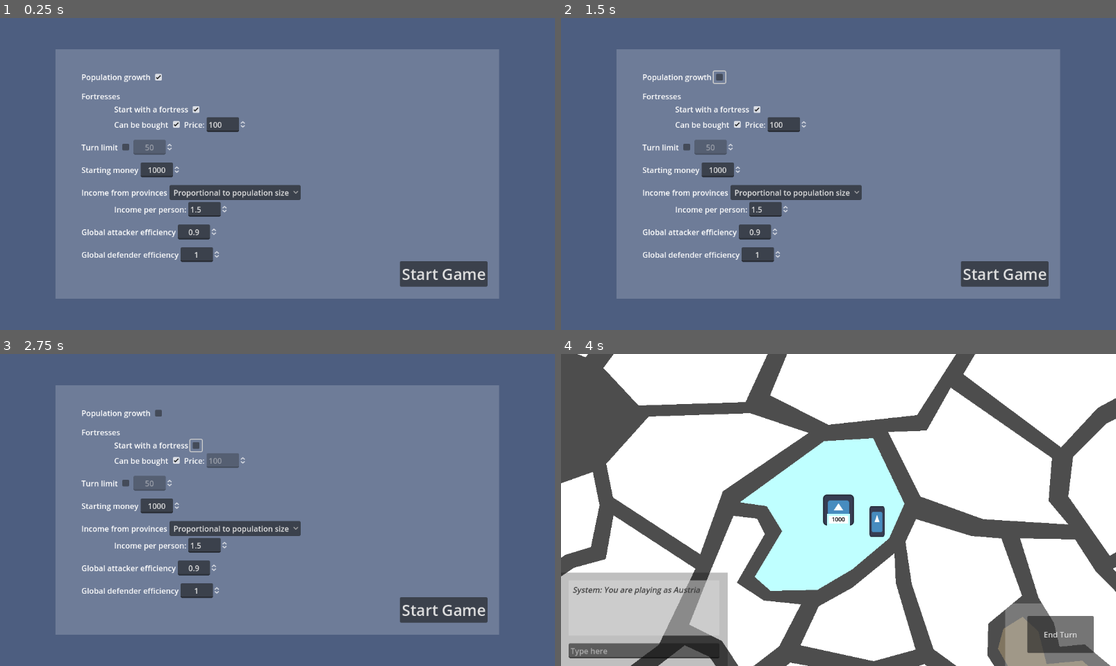
Above: before the commit, frames 1-4 (two rows, left to right).
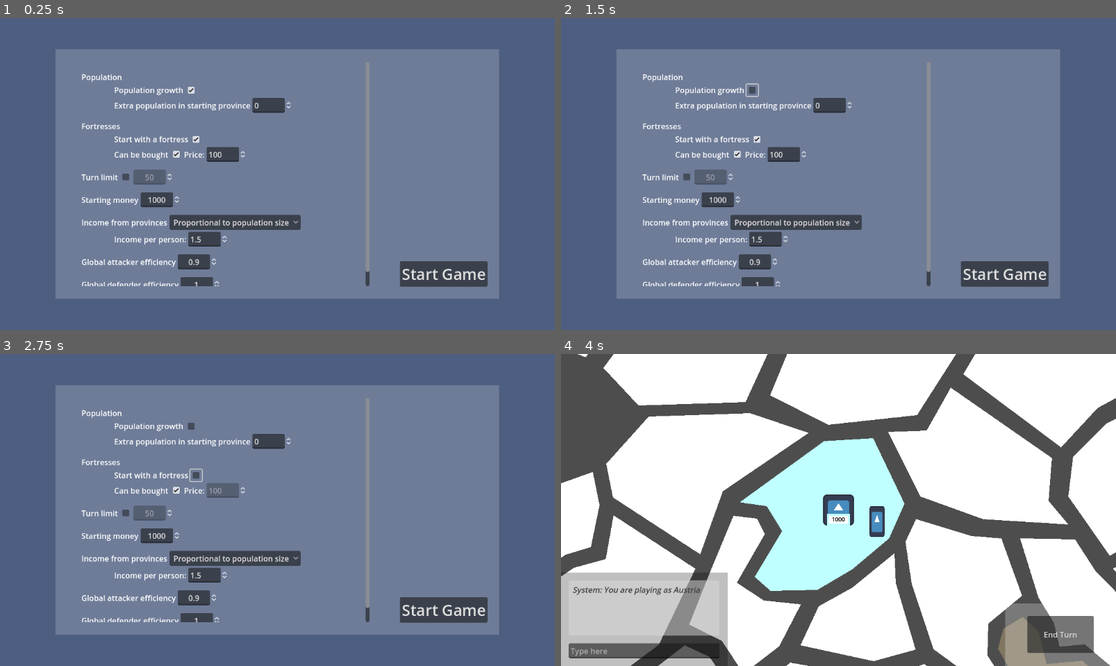
Above: after the commit, the same moments.

Repository: SamTheBlow/grand-strategy-game
Game: Godot game, scene res://scenes/main.tscn
The game is run twice, just before and just after one commit, with the same random seed, the same clock (stepped at 60 frames per second) and the same inputs. The engine's default icon, where the game draws it, is replaced by a stand-in: a white triangle on a blue panel in a dark square.
Inputs (mouse positions are in pixels of both pictures, inside the frame that each line leads up to; where the layout moved, square brackets give the same spot in the first picture):
- Up to frame 1 (0.25 s): no input
- Up to frame 2 (1.5 s): click (721, 77) at 0.52 s; click (755, 89) at 1.27 s
- Up to frame 3 (2.75 s): click (194, 475) [194, 444] at 2 s
- Up to frame 4 (4 s): click (755, 475) [755, 444] at 2.75 s; click "Start Game" at 3.5 s

The runs differ from the first frame. In frame 1, 8.1% of the frame differs, in the area x 14-67%, y 14-86%; in frame 2, 8.2%; in frame 3, 8.1%; in frame 4, nothing differs.

Commit message:
Add ability to start with more population

Diff:
--- a/GrandStrategyGame/scenes/main_menu/lobby.tscn
+++ b/GrandStrategyGame/scenes/main_menu/lobby.tscn
@@ -73,12 +73,39 @@
 
 [node name="Label" type="Label" parent="HBoxContainer/Spacing75/MarginContainer/ScrollContainer/HBoxContainer/VBoxContainer/HBoxContainer"]
 layout_mode = 2
+text = "Population"
+
+[node name="HBoxContainer69" type="HBoxContainer" parent="HBoxContainer/Spacing75/MarginContainer/ScrollContainer/HBoxContainer/VBoxContainer"]
+layout_mode = 2
+
+[node name="Spacing" type="Control" parent="HBoxContainer/Spacing75/MarginContainer/ScrollContainer/HBoxContainer/VBoxContainer/HBoxContainer69"]
+custom_minimum_size = Vector2(64, 0)
+layout_mode = 2
+
+[node name="Label" type="Label" parent="HBoxContainer/Spacing75/MarginContainer/ScrollContainer/HBoxContainer/VBoxContainer/HBoxContainer69"]
+layout_mode = 2
 text = "Population growth"
 
-[node name="PopGrowthCheckBox" type="CheckBox" parent="HBoxContainer/Spacing75/MarginContainer/ScrollContainer/HBoxContainer/VBoxContainer/HBoxContainer"]
+[node name="PopulationGrowth" type="CheckBox" parent="HBoxContainer/Spacing75/MarginContainer/ScrollContainer/HBoxContainer/VBoxContainer/HBoxContainer69"]
 unique_name_in_owner = true
 layout_mode = 2
 button_pressed = true
+
+[node name="HBoxContainer70" type="HBoxContainer" parent="HBoxContainer/Spacing75/MarginContainer/ScrollContainer/HBoxContainer/VBoxContainer"]
+layout_mode = 2
+
+[node name="Spacing" type="Control" parent="HBoxContainer/Spacing75/MarginContainer/ScrollContainer/HBoxContainer/VBoxContainer/HBoxContainer70"]
+custom_minimum_size = Vector2(64, 0)
+layout_mode = 2
+
+[node name="Label" type="Label" parent="HBoxContainer/Spacing75/MarginContainer/ScrollContainer/HBoxContainer/VBoxContainer/HBoxContainer70"]
+layout_mode = 2
+text = "Extra population in starting province"
+
+[node name="ExtraStartingPopulation" type="SpinBox" parent="HBoxContainer/Spacing75/MarginContainer/ScrollContainer/HBoxContainer/VBoxContainer/HBoxContainer70"]
+unique_name_in_owner = true
+layout_mode = 2
+allow_greater = true
 
 [node name="Spacing1" type="Control" parent="HBoxContainer/Spacing75/MarginContainer/ScrollContainer/HBoxContainer/VBoxContainer"]
 custom_minimum_size = Vector2(0, 8)
--- a/GrandStrategyGame/scripts/main_menu/lobby.gd
+++ b/GrandStrategyGame/scripts/main_menu/lobby.gd
@@ -15,8 +15,12 @@
 func _selected_game_rules() -> GameRules:
 	var game_rules := GameRules.new()
 
-	var pop_growth_check_box := %PopGrowthCheckBox as CheckBox
-	game_rules.population_growth = pop_growth_check_box.button_pressed
+	game_rules.population_growth = (
+			(%PopulationGrowth as CheckBox).button_pressed
+	)
+	game_rules.extra_starting_population = (
+			roundi((%ExtraStartingPopulation as SpinBox).value)
+	)
 
 	game_rules.start_with_fortress = (
 			(%StartWithFortress as CheckBox).button_pressed
--- a/GrandStrategyGame/scripts/rules/game_rules.gd
+++ b/GrandStrategyGame/scripts/rules/game_rules.gd
@@ -4,6 +4,7 @@
 
 const RULE_NAMES: Array[String] = [
 	"population_growth",
+	"extra_starting_population",
 	"start_with_fortress",
 	"can_buy_fortress",
 	"fortress_price",
@@ -26,6 +27,7 @@
 }
 
 @export var population_growth: bool = true
+@export var extra_starting_population: int = 0
 @export var start_with_fortress: bool = true
 @export var can_buy_fortress: bool = true
 @export var fortress_price: int = 500
--- a/GrandStrategyGame/test_data/world_maps/scenario1.gd
+++ b/GrandStrategyGame/test_data/world_maps/scenario1.gd
@@ -154,6 +154,8 @@
 
 		# Population
 		var population_size: int = 10 + randi() % 90
+		if is_starting_province:
+			population_size += game_rules.extra_starting_population
 		province_data["population"] = {
 			"size": population_size,
 		}
